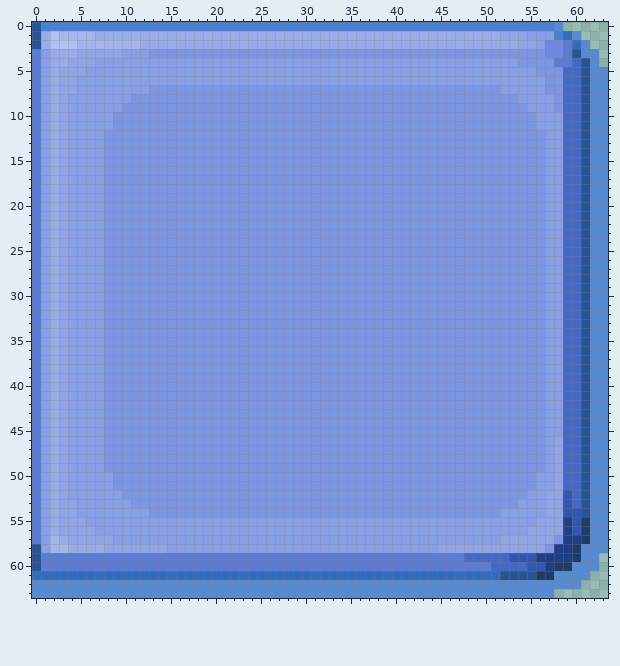
A pixel-art sprite gets an edit: textures/base/pack/gui/gui_button_right.png. Above, as it was before the edit.
Colours within 5 levels of each other are drawn and written as one.
The result:
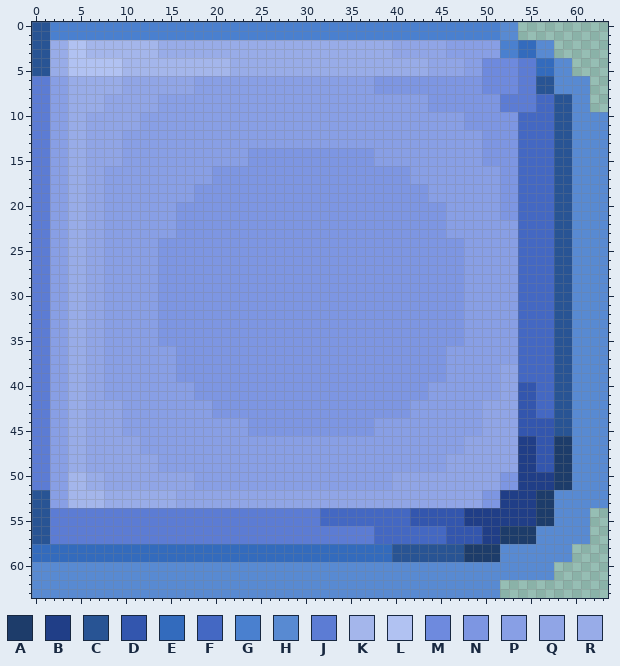
Palette (. is transparent): A #1d3c6a  B #203e87  C #285494  D #3356ae  E #336bbd  F #4468c3  G #4a80cf  H #588ad2  J #5c7cd4  K #a4b6eb  L #b1c2f2  M #6e8ade  N #7d96e2  P #889fe5  Q #90a5e6  R #98ace8
From the commit log: Update left/middle/right buttons (WIP)
The edit:
file 128x128 -> 64x64 pixels (blocks of 2x2 -> 1x1; one block is one cell here)
Changed rows in their new state; - is an unchanged pixel.
first column x 0:
 0 -C--------------------------------------------------HH.....-----
 1 -CGGGGGGGGGGGGGGGGGGGGGGGGGGGGGGGGGGGGGGGGGGGGGGGGGGHH.......---
 2 -CRR-L------KK--------------------------QQQQQQPPPPPPGGEEHH....--
 3 CC--LLKKKKKKKKRRRRRRRRRRRRRRRRRRRRRRRRRRQQQQQQPPPPPPGGEEHH.....-
 4 CC--LLLLLLKKKKKKKKKKKKRRRRRRRRRRRRRRRRRRRRRRQQQQ--MMMMJJEEHH...-
 5 CC-RLLLLLLKKKKKKKKKKKKRRRRRRRRRRRRRRRRRRRRRRQQQQ--MMMMJJEEHH....
 6 -JPPRRRRRRQQQQQQQQ--------------------NNNNNNNNNNNNMMMMJJCCHHHH..
 7 -JPPRRRRRRQQQQQQQQPPPPPPPPPPPPPPPPPPPP------------MMMMJJCCHHHH..
 8 -JPPRRRRQQQQQQPPPPPPPPPPPPPPPPPPPPPPPPPPPPPP--------JJJJFFCCHH..
 9 -JPPRRRRQQQQQQPPPPPPPPPPPPPPPPPPPPPPPPPPPPPP--------JJJJFFCCHH..
10 -JPPRRQQQQQQPPPPPPPPPPPPPPPPPPPPPPPPPPPPPPPPPPPP------FFFFCCHH--
11 -JPPRRQQQQQQPPPPPPPPPPPPPPPPPPPPPPPPPPPPPPPPPPPP------FFFFCCHH--
12 -JPPRRQQQQPPPPPPPPPPPPPPPPPPPPPPPPPPPPPPPPPPPPPPPP----FFFFCCHH--
13 -JPPRRQQQQPPPPPPPPPPPPPPPPPPPPPPPPPPPPPPPPPPPPPPPP----FFFFCCHH--
14 -JPPRRQQQQPPPPPPPPPPPPPP--------------PPPPPPPPPPPP----FFFFCCHH--
15 -JPPRRQQQQPPPPPPPPPPPPPP--------------PPPPPPPPPPPP----FFFFCCHH--
16 -JPPRRQQPPPPPPPPPPPP----------------------PPPPPPPPPP--FFFFCCHH--
17 -JPPRRQQPPPPPPPPPPPP----------------------PPPPPPPPPP--FFFFCCHH--
18 -JPPRRQQPPPPPPPPPP--------------------------PPPPPPPP--FFFFCCHH--
19 -JPPRRQQPPPPPPPPPP--------------------------PPPPPPPP--FFFFCCHH--
20 -JPPRRQQPPPPPPPP------------------------------PPPPPP--FFFFCCHH--
21 -JPPRRQQPPPPPPPP------------------------------PPPPPP--FFFFCCHH--
22 -JPPRRQQPPPPPPPP------------------------------PPPPPPPPFFFFCCHH--
23 -JPPRRQQPPPPPPPP------------------------------PPPPPPPPFFFFCCHH--
24 -JPPRRQQPPPPPP----------------------------------PPPPPPFFFFCCHH--
25 -JPPRRQQPPPPPP----------------------------------PPPPPPFFFFCCHH--
26 -JPPRRQQPPPPPP----------------------------------PPPPPPFFFFCCHH--
27 -JPPRRQQPPPPPP----------------------------------PPPPPPFFFFCCHH--
28 -JPPRRQQPPPPPP----------------------------------PPPPPPFFFFCCHH--
29 -JPPRRQQPPPPPP----------------------------------PPPPPPFFFFCCHH--
30 -JPPRRQQPPPPPP----------------------------------PPPPPPFFFFCCHH--
31 -JPPRRQQPPPPPP----------------------------------PPPPPPFFFFCCHH--
32 -JPPRRQQPPPPPP----------------------------------PPPPPPFFFFCCHH--
33 -JPPRRQQPPPPPP----------------------------------PPPPPPFFFFCCHH--
34 -JPPRRQQPPPPPP----------------------------------PPPPPPFFFFCCHH--
35 -JPPRRQQPPPPPP----------------------------------PPPPPPFFFFCCHH--
36 -JPPRRQQPPPPPPPP------------------------------PPPPPPPPFFFFCCHH--
37 -JPPRRQQPPPPPPPP------------------------------PPPPPPPPFFFFCCHH--
38 -JPPRRQQPPPPPPPP------------------------------PPPPPPQQFFFFCCHH--
39 -JPPRRQQPPPPPPPP------------------------------PPPPPPQQFFFFCCHH--
40 -JPPRRQQPPPPPPPPPP--------------------------PPPPPPPPQQDDFFCCHH--
41 -JPPRRQQPPPPPPPPPP--------------------------PPPPPPPPQQDDFFCCHH--
42 -JPPRRQQQQPPPPPPPPPP----------------------PPPPPPPPQQQQDDFFCCHH--
43 -JPPRRQQQQPPPPPPPPPP----------------------PPPPPPPPQQQQDDFFCCHH--
44 -JPPRRQQQQPPPPPPPPPPPPPP--------------PPPPPPPPPPPPQQQQDDDDCCHH--
45 -JPPRRQQQQPPPPPPPPPPPPPP--------------PPPPPPPPPPPPQQQQDDDDCCHH--
46 -JPPRRQQQQQQPPPPPPPPPPPPPPPPPPPPPPPPPPPPPPPPPPPPQQQQQQBBDDAAHH--
47 -JPPRRQQQQQQPPPPPPPPPPPPPPPPPPPPPPPPPPPPPPPPPPPPQQQQQQBBDDAAHH--
48 -JPPRRQQQQQQQQPPPPPPPPPPPPPPPPPPPPPPPPPPPPPPPPQQQQQQQQBBDDAAHH--
49 -JPPRRQQQQQQQQPPPPPPPPPPPPPPPPPPPPPPPPPPPPPPPPQQQQQQQQBBDDAAHH--
50 -JPPKKRRQQQQQQQQQQPPPPPPPPPPPPPPPPPPPPPPQQQQQQQQQQQQ--BBBBAAHH--
51 -JPPKKRRQQQQQQQQQQPPPPPPPPPPPPPPPPPPPPPPQQQQQQQQQQQQ--BBBBAAHH--
52 CCPPKKKKRRRRRRRRQQQQQQQQQQQQQQQQQQQQQQQQQQQQQQQQQQ--BBBBAAHHHH--
53 CCPPKKKKRRRRRRRRQQQQQQQQQQQQQQQQQQQQQQQQQQQQQQQQQQ--BBBBAAHHHH--
54 CCJJJJJJJJJJJJJJJJJJJJJJJJJJJJJJFFFFFFFFFFDDDDDDBBBBBBBBAAHHHH..
55 CCJJJJJJJJJJJJJJJJJJJJJJJJJJJJJJFFFFFFFFFFDDDDDDBBBBBBBBAAHHHH..
56 CCJJJJJJJJJJJJJJJJJJJJJJJJJJJJJJJJJJJJFFFFFFFFDDDDBBAAAAHHHHHH..
57 CCJJJJJJJJJJJJJJJJJJJJJJJJJJJJJJJJJJJJFFFFFFFFDDDDBBAAAAHHHHHH..
58 EEEEEEEEEEEEEEEEEEEEEEEEEEEEEEEEEEEEEEEECCCCCCCCAAAAHHHHHHHH....
59 EEEEEEEEEEEEEEEEEEEEEEEEEEEEEEEEEEEEEEEECCCCCCCCAAAAHHHHHHHH...-
60 HHHHHHHHHHHHHHHHHHHHHHHHHHHHHHHHHHHHHHHHHHHHHHHHHHHHHHHHHH.....-
61 HHHHHHHHHHHHHHHHHHHHHHHHHHHHHHHHHHHHHHHHHHHHHHHHHHHHHHHHHH....--
62 ----------------------------------------------------.........---
63 ----------------------------------------------------......------
Changed places in both pictures, as pixel boxes (x1, y1, x2, y2):
changed: (32, 22, 608, 598)
